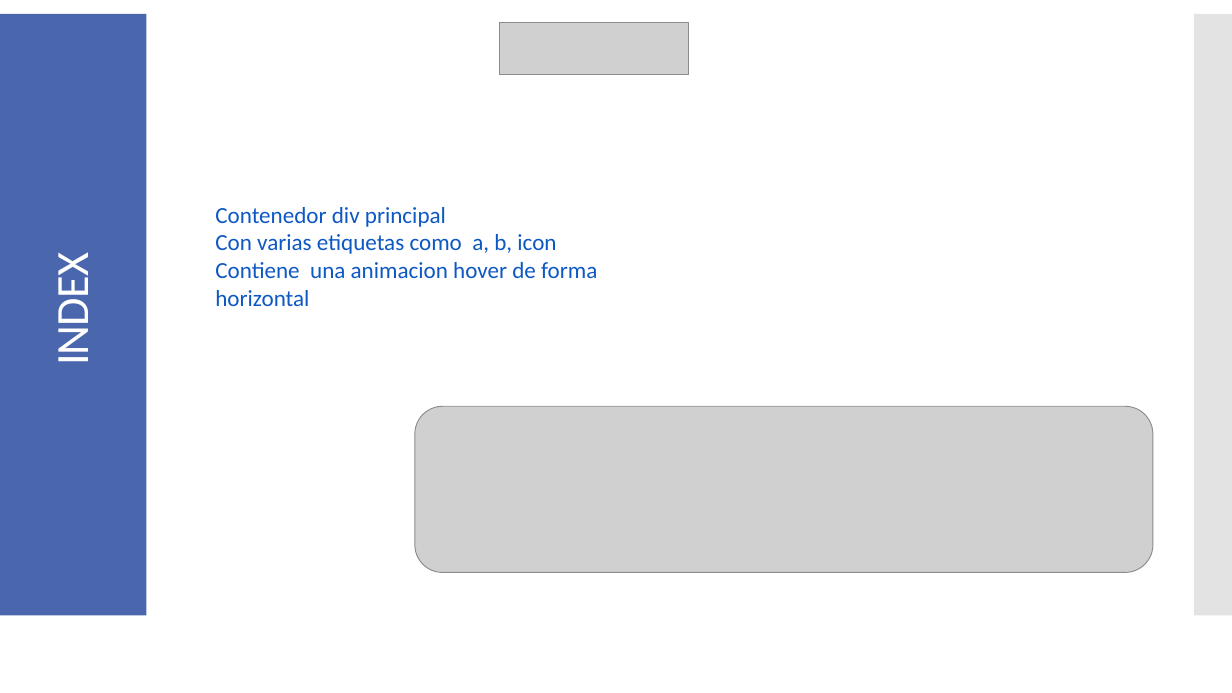
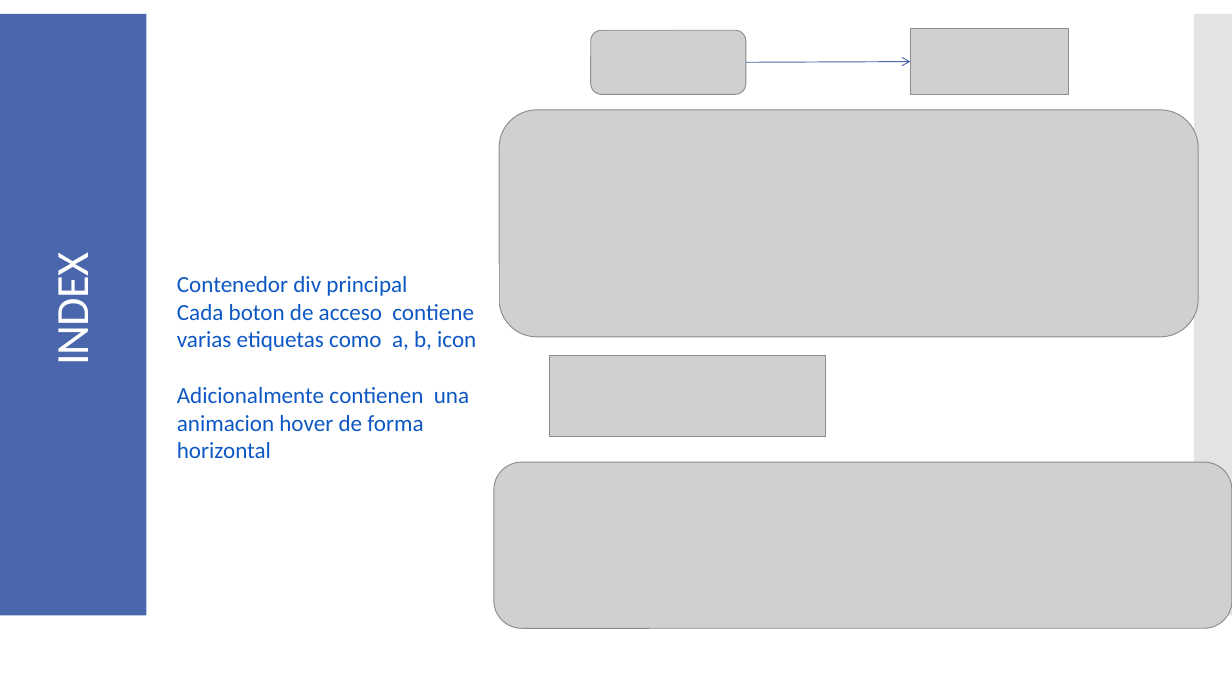
Before and after one commit to MalyJPL/PlayWeb-BICTIA, a slide deck: slide 5 of Manual/Manual_Desarrollo.pptx. Drawn at 1232x693 pixels with LibreOffice and Linux fonts; fonts in the diff are those of the drawing; grey boxes stand for pictures. Boxes give left, top, right and bottom in pixels: in the first picture for what was removed or moved away, otherwise in the second. Text is boxed around its words. In the diff, an @@ line names an element or a change of style, - is before the commit and + after.

```diff
--- a/Manual/Manual_Desarrollo.pptx
+++ b/Manual/Manual_Desarrollo.pptx
@@ picture added at (910, 29, 1068, 95) @@
@@ picture added at (591, 30, 746, 94) @@
@@ arrow added from (746, 62) to (910, 62), #4A66AC 0.75 pt @@
@@ picture added at (499, 110, 1199, 337) @@
@@ rectangle "Contenedor div principal": place and size @@
-rectangle "Contenedor div principal" at (206, 196, 623, 317)
+rectangle "Contenedor div principal" at (168, 265, 499, 470)
@@ text in rectangle at (177, 304, 476, 458): text changed @@
-Con varias etiquetas como a, b, icon
-Contiene una animacion hover de forma horizontal
+Cada boton de acceso contiene varias etiquetas como a, b, icon
+Adicionalmente contienen una animacion hover de forma horizontal
@@ picture: place and size @@
-picture at (499, 22, 689, 75)
+picture at (549, 355, 825, 436)
@@ picture: place and size @@
-picture at (415, 407, 1153, 573)
+picture at (494, 462, 1232, 628)
```
Also in this commit, not shown: 6 other slides changed, 18 slides added, 2 slides removed, 10 other files.
